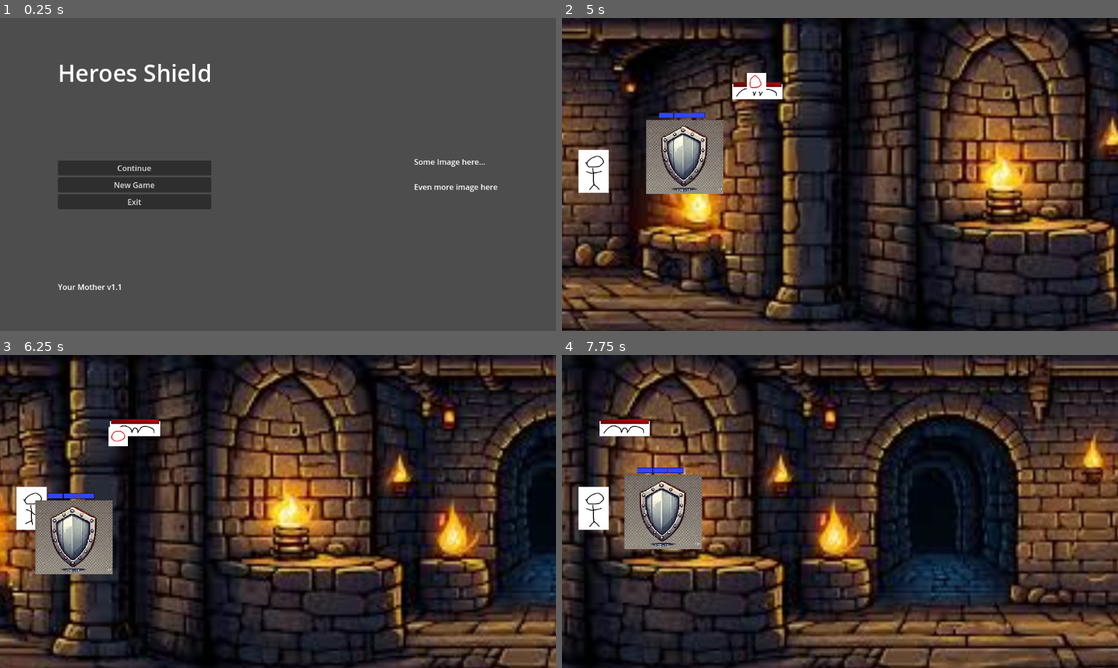
Above: before the commit, frames 1-4 (two rows, left to right).
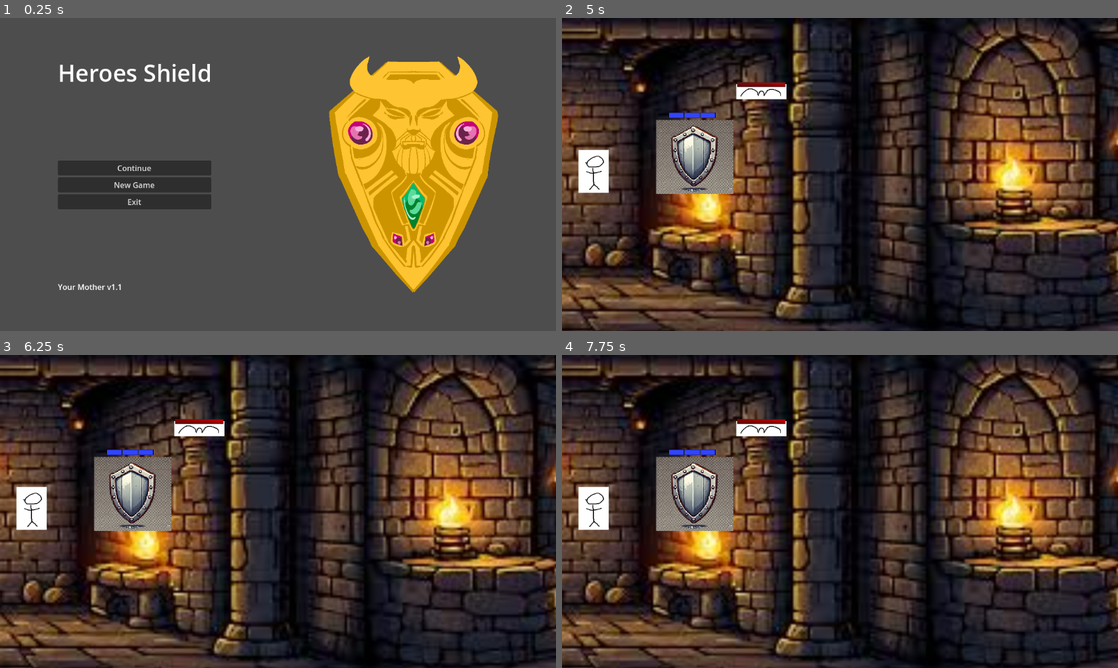
Above: after the commit, the same moments.

Repository: Cookie-Tin-Studios/Heroes-Shield
Game: Godot game, scene res://scenes/menu/main_menu.tscn
Same seed, same stepped clock (60 frames per second), same inputs: the game is played once before the commit and once after it.
Inputs (mouse positions are in pixels of both pictures, inside the frame that each line leads up to):
- Up to frame 1 (0.25 s): no input
- Up to frame 2 (5 s): click "New Game" at 0.5 s; move the mouse to (962, 158) at 1.27 s; hold Right (ui_right) 1.28-2.03 s; click (962, 158) at 1.35 s; move the mouse to (728, 190) at 2.02 s; hold Down (ui_down) 2.03-2.78 s; click (728, 190) at 2.1 s; move the mouse to (895, 105) at 2.77 s; hold Right (ui_right) 2.78-3.53 s; click (895, 105) at 2.85 s; move the mouse to (812, 237) at 3.52 s; hold Up (ui_up) 3.53-4.28 s; click (812, 237) at 3.6 s; move the mouse to (1006, 221) at 4.27 s; hold Left (ui_left) from 4.28 s (still down); click (1006, 221) at 4.35 s; tap Escape (Pause) at 4.9 s
- Up to frame 3 (6.25 s): move the mouse to (111, 464) at 5.02 s; click (111, 464) at 5.1 s; move the mouse to (305, 511) at 5.77 s; release Left (ui_left) at 5.78 s; hold Down (ui_down) from 5.78 s (still down); click (305, 511) at 5.85 s
- Up to frame 4 (7.75 s): move the mouse to (756, 433) at 6.52 s; release Down (ui_down) at 6.53 s; hold Right (ui_right) 6.53-7.28 s; click (756, 433) at 6.6 s; move the mouse to (962, 495) at 7.27 s; hold Up (ui_up) from 7.28 s (still down); click (962, 495) at 7.35 s

The runs differ from the first frame. In frame 1, 15% of the frame differs, in the area x 59-90%, y 12-88%; in frame 2, 42%; in frame 3, 76%; in frame 4, 78%, in the area x 0-100%, y 0-100%.

Commit message:
add pause menu

Diff:
--- a/scenes/main.tscn
+++ b/scenes/main.tscn
@@ -1,5 +1,6 @@
 [gd_scene load_steps=6 format=3 uid="uid://i70ovs7ns5pg"]
 
+[ext_resource type="PackedScene" uid="uid://dceq5uql5ktf4" path="res://scenes/menu/pause_menu.tscn" id="1_5op0d"]
 [ext_resource type="PackedScene" uid="uid://dk41cisdtdonq" path="res://scenes/idiot_hero.tscn" id="2_jn0l8"]
 [ext_resource type="PackedScene" uid="uid://bumwv0mx5w6aq" path="res://scenes/shield.tscn" id="2_w3671"]
 [ext_resource type="PackedScene" uid="uid://cn3lii7exa78k" path="res://scenes/background.tscn" id="3_3s816"]
@@ -21,6 +22,8 @@
 
 [node name="Node2D" type="Node2D"]
 script = SubResource("GDScript_81rl6")
+
+[node name="pause_menu" parent="." instance=ExtResource("1_5op0d")]
 
 [node name="Idiot_hero" parent="." instance=ExtResource("2_jn0l8")]
 z_as_relative = false
--- a/scenes/menu/main_menu.tscn
+++ b/scenes/menu/main_menu.tscn
@@ -1,6 +1,7 @@
-[gd_scene load_steps=4 format=3 uid="uid://ceebcmcnelnx4"]
+[gd_scene load_steps=5 format=3 uid="uid://ceebcmcnelnx4"]
 
 [ext_resource type="Script" path="res://scripts/menu/main_menu.gd" id="1_j6ytl"]
+[ext_resource type="Texture2D" uid="uid://cl6ehwb6fxrs7" path="res://assets/sprites/menu/shield.PNG" id="2_oec8k"]
 
 [sub_resource type="LabelSettings" id="LabelSettings_lffdr"]
 font_size = 48
@@ -24,6 +25,7 @@
 
 [node name="VBoxContainer" type="VBoxContainer" parent="HBoxContainer"]
 layout_mode = 2
+size_flags_horizontal = 0
 
 [node name="GameTitle" type="Label" parent="HBoxContainer/VBoxContainer"]
 layout_mode = 2
@@ -54,19 +56,15 @@
 layout_mode = 2
 text = "ver 0.0.1"
 
-[node name="CenterContainer" type="CenterContainer" parent="HBoxContainer"]
+[node name="spacer" type="CenterContainer" parent="HBoxContainer"]
 layout_mode = 2
 size_flags_horizontal = 3
 
-[node name="CenterContainer2" type="CenterContainer" parent="HBoxContainer"]
+[node name="shield" type="TextureRect" parent="HBoxContainer"]
 layout_mode = 2
-
-[node name="Right Text" type="Label" parent="HBoxContainer/CenterContainer2"]
-layout_mode = 2
-text = "Some Image here...
-
-Even more image here
-"
+texture = ExtResource("2_oec8k")
+expand_mode = 3
+stretch_mode = 5
 
 [connection signal="pressed" from="HBoxContainer/VBoxContainer/VBoxContainer/Continue" to="." method="_on_continue_pressed"]
 [connection signal="pressed" from="HBoxContainer/VBoxContainer/VBoxContainer/New Game" to="." method="_on_new_game_pressed"]
--- /dev/null
+++ b/scenes/menu/pause_menu.tscn
@@ -0,0 +1,80 @@
+[gd_scene load_steps=5 format=3 uid="uid://dceq5uql5ktf4"]
+
+[ext_resource type="Script" path="res://scripts/menu/pause_menu.gd" id="1_hsjdw"]
+
+[sub_resource type="LabelSettings" id="LabelSettings_lffdr"]
+font_size = 48
+
+[sub_resource type="LabelSettings" id="LabelSettings_b21f8"]
+font_size = 24
+
+[sub_resource type="Theme" id="Theme_wxyta"]
+
+[node name="pause_menu" type="MarginContainer"]
+process_mode = 3
+anchors_preset = 15
+anchor_right = 1.0
+anchor_bottom = 1.0
+grow_horizontal = 2
+grow_vertical = 2
+theme_override_constants/margin_left = 120
+theme_override_constants/margin_top = 80
+theme_override_constants/margin_right = 120
+theme_override_constants/margin_bottom = 80
+script = ExtResource("1_hsjdw")
+
+[node name="HBoxContainer" type="HBoxContainer" parent="."]
+process_mode = 2
+layout_mode = 2
+
+[node name="VBoxContainer" type="VBoxContainer" parent="HBoxContainer"]
+layout_mode = 2
+size_flags_horizontal = 3
+
+[node name="GameTitle" type="Label" parent="HBoxContainer/VBoxContainer"]
+layout_mode = 2
+text = "Heroes Shield"
+label_settings = SubResource("LabelSettings_lffdr")
+horizontal_alignment = 1
+
+[node name="Paused" type="Label" parent="HBoxContainer/VBoxContainer"]
+layout_mode = 2
+text = "Paused"
+label_settings = SubResource("LabelSettings_b21f8")
+horizontal_alignment = 1
+
+[node name="HBoxContainer" type="HBoxContainer" parent="HBoxContainer/VBoxContainer"]
+layout_mode = 2
+size_flags_vertical = 3
+
+[node name="Spacer1" type="BoxContainer" parent="HBoxContainer/VBoxContainer/HBoxContainer"]
+layout_mode = 2
+size_flags_horizontal = 3
+
+[node name="VBoxContainer" type="VBoxContainer" parent="HBoxContainer/VBoxContainer/HBoxContainer"]
+layout_mode = 2
+size_flags_horizontal = 3
+size_flags_vertical = 3
+size_flags_stretch_ratio = 2.0
+alignment = 1
+
+[node name="resume" type="Button" parent="HBoxContainer/VBoxContainer/HBoxContainer/VBoxContainer"]
+layout_mode = 2
+theme = SubResource("Theme_wxyta")
+text = "Resume"
+
+[node name="settings" type="Button" parent="HBoxContainer/VBoxContainer/HBoxContainer/VBoxContainer"]
+layout_mode = 2
+theme = SubResource("Theme_wxyta")
+text = "Settings"
+
+[node name="exit" type="Button" parent="HBoxContainer/VBoxContainer/HBoxContainer/VBoxContainer"]
+layout_mode = 2
+theme = SubResource("Theme_wxyta")
+text = "Exit"
+
+[node name="Spacer2" type="BoxContainer" parent="HBoxContainer/VBoxContainer/HBoxContainer"]
+layout_mode = 2
+size_flags_horizontal = 3
+
+[connection signal="pressed" from="HBoxContainer/VBoxContainer/HBoxContainer/VBoxContainer/resume" to="." method="_on_resume_pressed"]
--- /dev/null
+++ b/scripts/menu/pause_menu.gd
@@ -0,0 +1,33 @@
+extends MarginContainer
+
+
+# Called when the node enters the scene tree for the first time.
+func _ready() -> void:
+	pass # Replace with function body.
+
+
+# Called every frame. 'delta' is the elapsed time since the previous frame.
+func _process(_delta: float) -> void:
+	pass
+
+func _input(_event):
+	if Input.is_action_pressed("Pause"):
+		pause_game()
+
+func _on_resume_pressed() -> void:
+	resume_game()
+
+func _on_settings_pressed() -> void:
+	get_tree().change_scene_to_file("res://scenes/main.tscn")
+
+func _on_exit_pressed() -> void:
+	get_tree().quit()
+
+
+func pause_game():
+	visible = true
+	get_tree().paused = true
+
+func resume_game():
+	visible = false
+	get_tree().paused = false
--- a/pause_node.gd
+++ b/scripts/menu/pause_node.gd
@@ -10,10 +10,3 @@
 # Called every frame. 'delta' is the elapsed time since the previous frame.
 func _process(delta: float) -> void:
 	pass
-
-func _input(_event):
-	if Input.is_action_pressed("Pause"):
-		pause_game()
-
-func pause_game():
-	get_tree().paused = not get_tree().paused
Binary file added: assets/sprites/menu/shield.PNG
Not shown, added: assets/sprites/menu/shield.PNG.import
